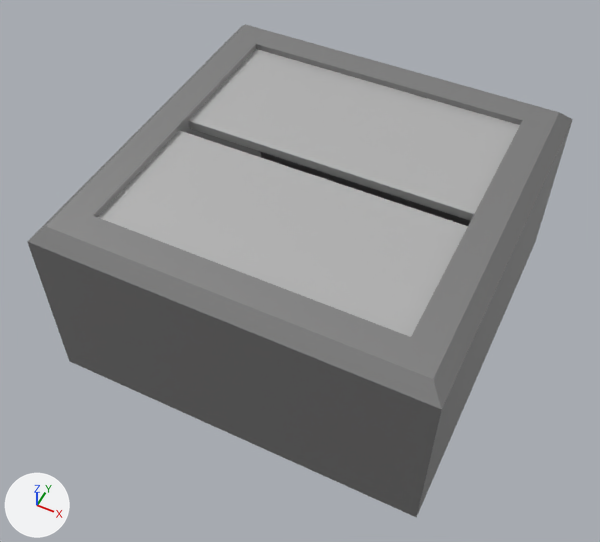
One commit to the Blender file models/blend/chute.blend: the scene before it, then after it.
Both versions are drawn from a camera (50 mm lens) standing at (2.58, -5.6, 6.35) and looking at (-0.05, -0.33, -0.24). The lights are fixed; the arrows at lower left show +X, +Y and +Z. The older version comes first.
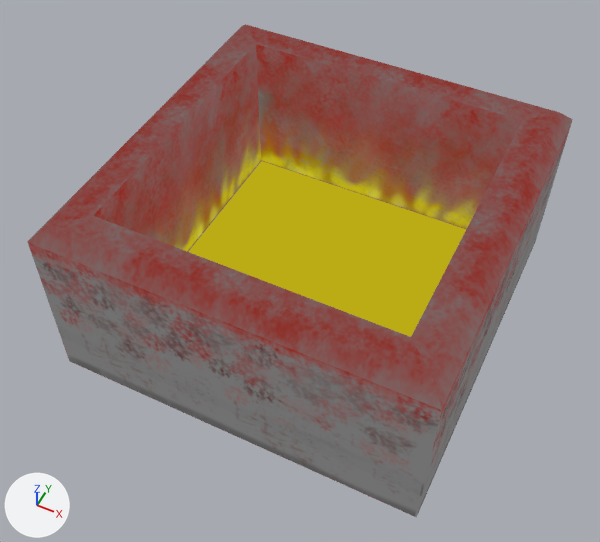
Location of each change, [x1, y1, x2, y2] in pixels of the pictures (600 x 542 px):
'Cube', recoloured, surface changed
    both: [27, 24, 573, 517]
'Cube.002', hidden
    before: [98, 130, 468, 337]
'Cube.001', hidden
    before: [189, 49, 520, 221]

What changed in the scene script:
```text
Add img_uv_cube_png:
    img_uv_cube_png = load_image('UV-Cube.png', 'UV-Cube.png', 1024, 1024, 'sRGB')
Add mat_material_003:
    mat_material_003 = bpy.data.materials.new('Material.003')
    mat_material_003.use_nodes = True; mat_material_003.node_tree.nodes.clear()
    _N = mat_material_003.node_tree.nodes; _L = mat_material_003.node_tree.links
    n0 = _N.new('ShaderNodeOutputMaterial'); n0.name = 'Material Output'
    n1 = _N.new('ShaderNodeBackground'); n1.name = 'Background'
    n2 = _N.new('ShaderNodeTexImage'); n2.name = 'Image Texture'
    n2.image = img_uv_cube_png
    _L.new(n1.outputs[0], n0.inputs[0])  # 'Background' to 'Surface'
    _L.new(n2.outputs[0], n1.inputs[0])  # 'Color' to 'Color'
Change me_cube_001:
    where me_cube_001.from_pydata(...)  # 20 vertices, 17 faces; spans x -2.0..2.0, y -2.0..2.0, z -1.0..1.0
    used by ob_cube; location = (0.0, 0.0, 0.0)
    remove me_cube_001.materials.append(mat_material_001)  # grey #929292
    me_cube_001 part 1: texture (UV) coordinates of 17 of 17 faces, centred in x -2.0..2.0, y -2.0..2.0, z -0.74..1.0, changed; they spanned u 0.38..0.88, v 0.0..1.0 and now span u 0.0..0.7, v 0.24..1.0
    add me_cube_001.materials.append(mat_material_003)
Change ob_cube_001:
    add ob_cube_001.hide_set(True)
Change ob_cube_002:
    add ob_cube_002.hide_set(True)
```
